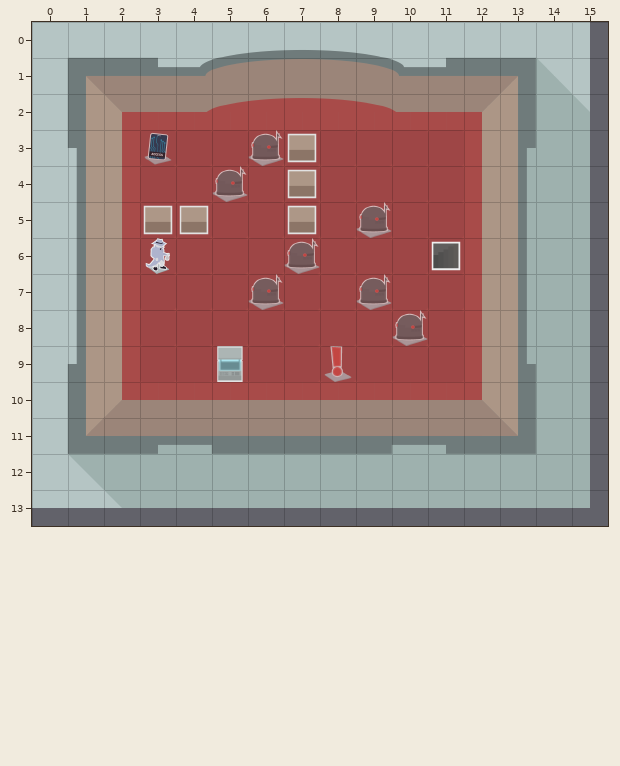
One commit to this Tiled map (JSON): src/resources/maps/level-4-floor-2.json. The picture above was drawn from the file before the commit.
Cells are 75x75 px. Shown: x 0..15, y 0..13.
The same view after the edit:
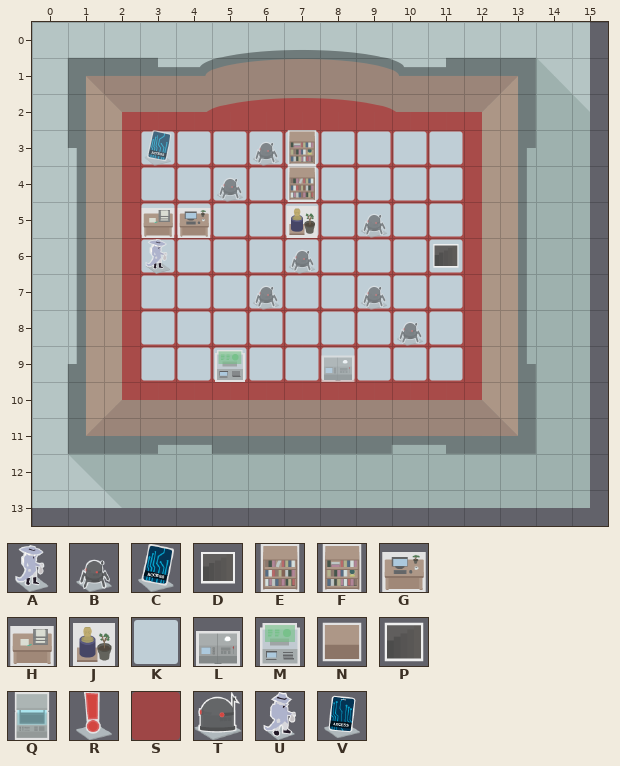
Key: from "assets": A 0 "START", B 2 "ENEMY", C 11 "KEY", D 15 "EXIT", E 18 "WALL", F 19 "WALL", G 27 "WALL", H 28 "WALL", J 37 "WALL", K 57 "BLANK", L 61 "SHIELD_CONTROL", M 62 "SHOP"; from "tiles": N 0, P 1, Q 2, R 3, S 5, T 6, U 7, V 9.
_ is an empty cell.
Objects are placed by their top-left corner, in cells (3,4 is the top-left corner of cell 3,4); size is 1x1 cell unless given.
The exact change:
{"where": "layer \"Tiles\""}
{"y":3,"x":3,"old":"SSSSSSSSS","new":"KKKKKKKKK"}
{"y":4,"x":3,"old":"SSSSSSSSS","new":"KKKKKKKKK"}
{"y":5,"x":3,"old":"SSSSSSSSS","new":"KKKKKKKKK"}
{"y":6,"x":3,"old":"SSSSSSSSS","new":"KKKKKKKKK"}
{"y":7,"x":3,"old":"SSSSSSSSS","new":"KKKKKKKKK"}
{"y":8,"x":3,"old":"SSSSSSSSS","new":"KKKKKKKKK"}
{"y":9,"x":3,"old":"SSSSSSSSS","new":"KKKKKKKKK"}
{"where": "layer \"Assets\""}
{"y":3,"x":7,"old":"N","new":"F"}
{"y":4,"x":7,"old":"N","new":"E"}
{"y":5,"x":3,"old":"NN","new":"HG"}
{"y":5,"x":7,"old":"N","new":"J"}
{"y":6,"x":3,"old":"U","new":"A"}
{"y":6,"x":11,"old":"P","new":"D"}
{"y":9,"x":5,"old":"Q","new":"M"}
{"where": "layer \"Random Key\""}
{"now": "C \"KEY\" at 3,3"}
{"was": "V at 3,3"}
{"where": "layer \"Random Enemies\""}
{"now": "B \"ENEMY\" at 6,3"}
{"now": "B \"ENEMY\" at 5,4"}
{"now": "B \"ENEMY\" at 9,5"}
{"now": "B \"ENEMY\" at 7,6"}
{"now": "B \"ENEMY\" at 6,7"}
{"now": "B \"ENEMY\" at 9,7"}
{"now": "B \"ENEMY\" at 10,8"}
{"was": "T at 6,3"}
{"was": "T at 5,4"}
{"was": "T at 9,5"}
{"was": "T at 7,6"}
{"was": "T at 6,7"}
{"was": "T at 9,7"}
{"was": "T at 10,8"}
{"where": "layer \"Shield\""}
{"now": "L \"SHIELD_CONTROL\" at 8,9"}
{"was": "R at 8,9"}
